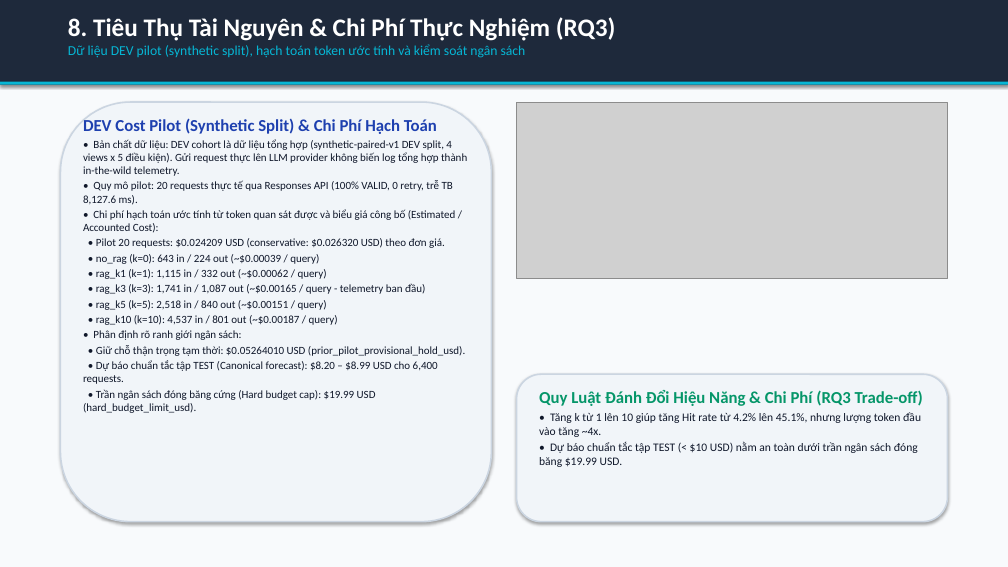
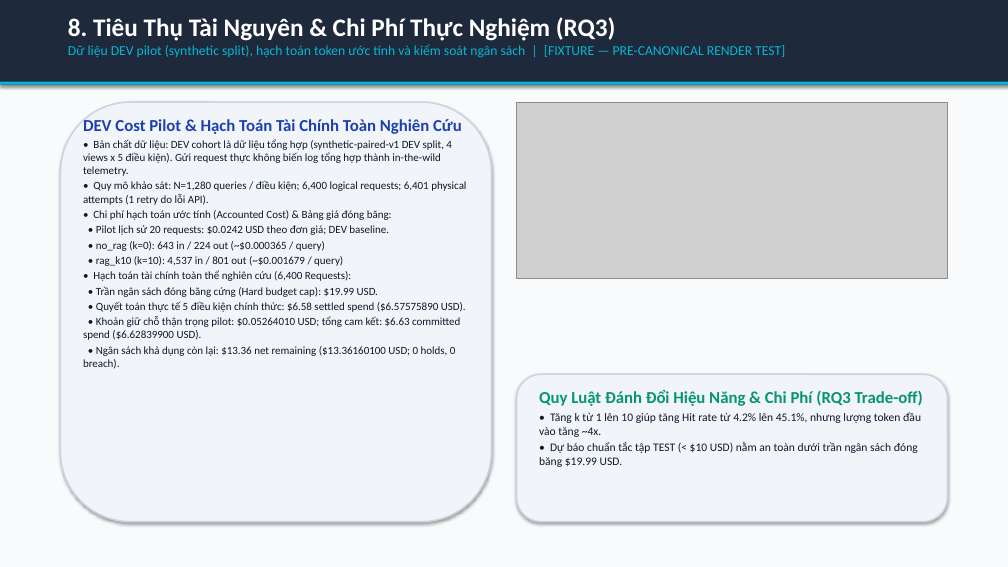
Before and after one commit to habachcp6/RAG2ATTCK, a slide deck: slide 9 of docs/presentation/slides.pptx. Drawn at 1008x567 pixels with LibreOffice and Linux fonts; fonts in the diff are those of the drawing; grey boxes stand for pictures. Boxes give left, top, right and bottom in pixels: in the first picture for what was removed or moved away, otherwise in the second. Text is boxed around its words. In the diff, an @@ line names an element or a change of style, - is before the commit and + after.

```diff
--- a/docs/presentation/slides.pptx
+++ b/docs/presentation/slides.pptx
@@ text at box(68, 44, 785, 58): text changed @@
-Dữ liệu DEV pilot (synthetic split), hạch toán token ước tính và kiểm soát ngân sách
+Dữ liệu DEV pilot (synthetic split), hạch toán token ước tính và kiểm soát ngân sách | [FIXTURE — PRE-CANONICAL RENDER TEST]
@@ text at box(83, 119, 466, 369): text changed @@
-DEV Cost Pilot (Synthetic Split) & Chi Phí Hạch Toán
-• Bản chất dữ liệu: DEV cohort là dữ liệu tổng hợp (synthetic-paired-v1 DEV split, 4 views x 5 điều kiện). Gửi request thực lên LLM provider không biến log tổng hợp thành in-the-wild telemetry.
-• Quy mô pilot: 20 requests thực tế qua Responses API (100% VALID, 0 retry, trễ TB 8,127.6 ms).
-• Chi phí hạch toán ước tính từ token quan sát được và biểu giá công bố (Estimated / Accounted Cost):
-• Pilot 20 requests: $0.024209 USD (conservative: $0.026320 USD) theo đơn giá.
-• no_rag (k=0): 643 in / 224 out (~$0.00039 / query)
-• rag_k1 (k=1): 1,115 in / 332 out (~$0.00062 / query)
-• rag_k3 (k=3): 1,741 in / 1,087 out (~$0.00165 / query - telemetry ban đầu)
-• rag_k5 (k=5): 2,518 in / 840 out (~$0.00151 / query)
-• rag_k10 (k=10): 4,537 in / 801 out (~$0.00187 / query)
-• Phân định rõ ranh giới ngân sách:
-• Giữ chỗ thận trọng tạm thời: $0.05264010 USD (prior_pilot_provisional_hold_usd).
-• Dự báo chuẩn tắc tập TEST (Canonical forecast): $8.20 – $8.99 USD cho 6,400 requests.
-• Trần ngân sách đóng băng cứng (Hard budget cap): $19.99 USD (hard_budget_limit_usd).
+DEV Cost Pilot & Hạch Toán Tài Chính Toàn Nghiên Cứu
+• Bản chất dữ liệu: DEV cohort là dữ liệu tổng hợp (synthetic-paired-v1 DEV split, 4 views x 5 điều kiện). Gửi request thực không biến log tổng hợp thành in-the-wild telemetry.
+• Quy mô khảo sát: N=1,280 queries / điều kiện; 6,400 logical requests; 6,401 physical attempts (1 retry do lỗi API).
+• Chi phí hạch toán ước tính (Accounted Cost) & Bảng giá đóng băng:
+• Pilot lịch sử 20 requests: $0.0242 USD theo đơn giá; DEV baseline.
+• no_rag (k=0): 643 in / 224 out (~$0.000365 / query)
+• rag_k10 (k=10): 4,537 in / 801 out (~$0.001679 / query)
+• Hạch toán tài chính toàn thể nghiên cứu (6,400 Requests):
+• Trần ngân sách đóng băng cứng (Hard budget cap): $19.99 USD.
+• Quyết toán thực tế 5 điều kiện chính thức: $6.58 settled spend ($6.57575890 USD).
+• Khoản giữ chỗ thận trọng pilot: $0.05264010 USD; tổng cam kết: $6.63 committed spend ($6.62839900 USD).
+• Ngân sách khả dụng còn lại: $13.36 net remaining ($13.36160100 USD; 0 holds, 0 breach).
```
Also in this commit, not shown: 11 other slides changed, 17 other files.
